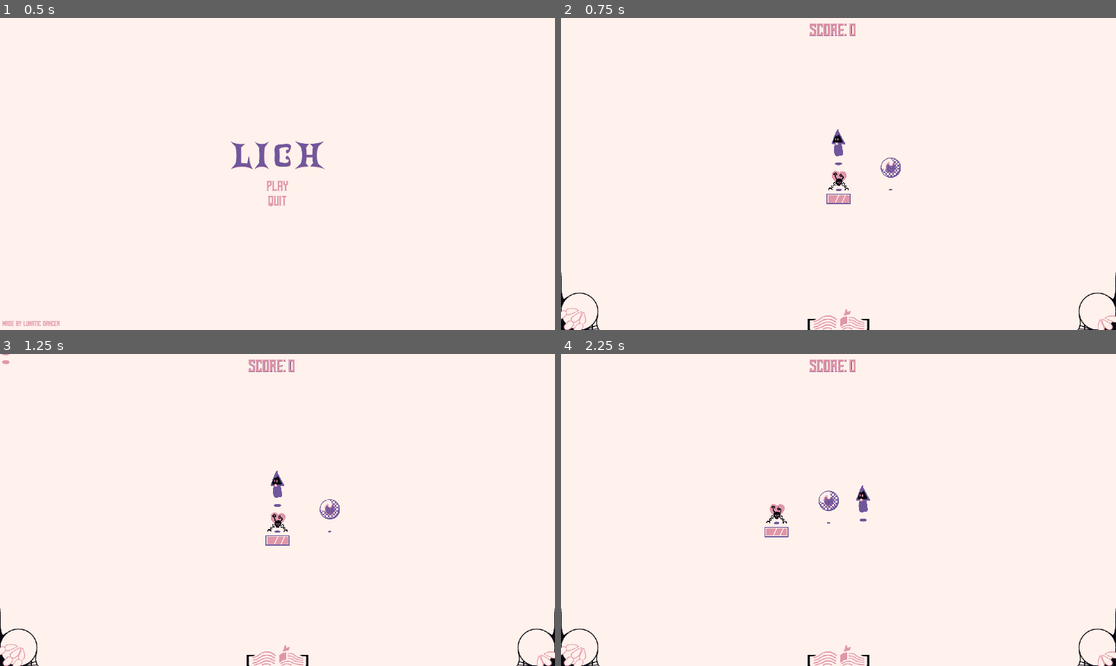
Above: before the commit, frames 1-4 (two rows, left to right).
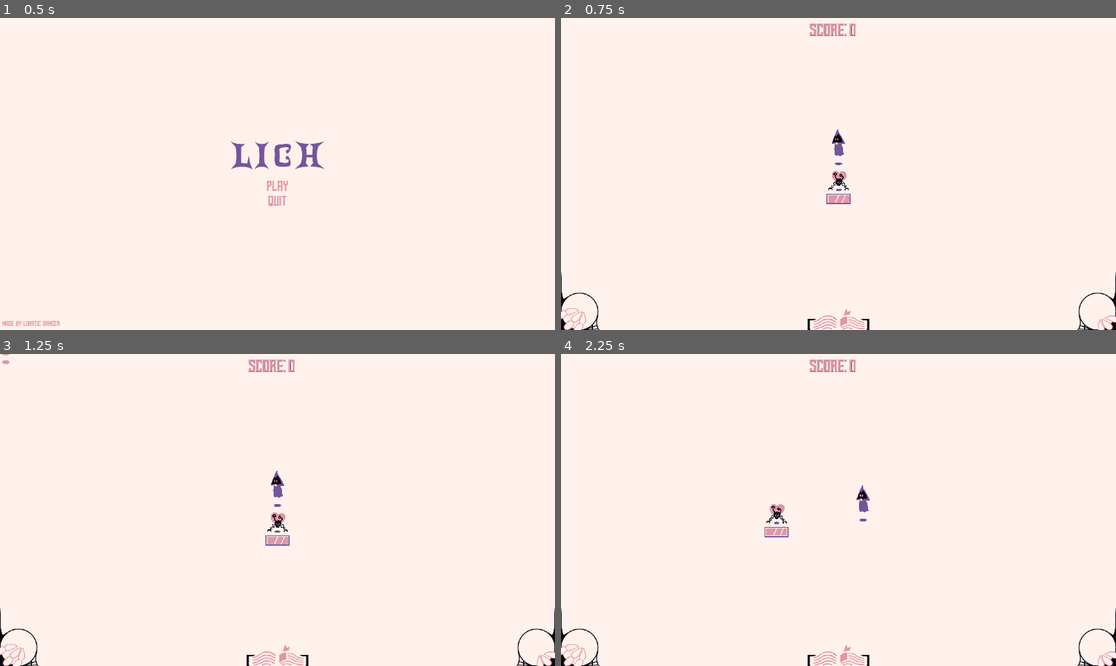
Above: after the commit, the same moments.

Repository: LunaticDancer/Lich
Game: Godot game, scene res://core/world.tscn
Same seed, same stepped clock (60 frames per second), same inputs: the game is played once before the commit and once after it.
Inputs (mouse positions are in pixels of both pictures, inside the frame that each line leads up to):
- Up to frame 1 (0.5 s): no input
- Up to frame 2 (0.75 s): click "Play" at 0.5 s
- Up to frame 3 (1.25 s): no input
- Up to frame 4 (2.25 s): move the mouse to (960, 494) at 1.27 s; hold Right (right) 1.28-2.03 s; hold Right mouse button (ability) 1.28-2.03 s; click (960, 494) at 1.55 s; move the mouse to (727, 525) at 2.02 s; hold Down (down) from 2.03 s (still down); click (727, 525) at 2.1 s

Frame 1 is identical in both runs. In frame 2, 0.1% of the frame differs, in the area x 48-62%, y 36-56%; in frame 3, 0.2%; in frame 4, 0.2%, in the area x 46-56%, y 42-55%.

Commit message:
healing system

Diff:
--- a/core/lich.tscn
+++ b/core/lich.tscn
@@ -1,10 +1,13 @@
-[gd_scene load_steps=8 format=3 uid="uid://cydlqp815j1wm"]
+[gd_scene load_steps=15 format=3 uid="uid://cydlqp815j1wm"]
 
 [ext_resource type="Script" path="res://core/player.gd" id="1_hm74a"]
-[ext_resource type="PackedScene" uid="uid://ch1fchvq8pb2v" path="res://core/player_swing.tscn" id="2_mq1h4"]
 [ext_resource type="Texture2D" uid="uid://c51iixruwiwli" path="res://core/sprites/Lich_01.png" id="3_7hr5c"]
 [ext_resource type="Texture2D" uid="uid://4yp1hqk5tk4b" path="res://core/sprites/Lich_02.png" id="4_n2x40"]
 [ext_resource type="Texture2D" uid="uid://c64xuevirtd7g" path="res://core/sprites/Lich_03.png" id="5_b8qkl"]
+[ext_resource type="Texture2D" uid="uid://dpcum3spa26bo" path="res://core/sprites/Lich_Healing_03.png" id="6_lb0oo"]
+[ext_resource type="Texture2D" uid="uid://docb37tmtphcx" path="res://core/sprites/Lich_Healing_02.png" id="7_iurrj"]
+[ext_resource type="Texture2D" uid="uid://cw83vkt8oosug" path="res://core/sprites/Lich_Healing_01.png" id="8_07o7x"]
+[ext_resource type="Texture2D" uid="uid://be838f17rtqg2" path="res://core/sprites/Healing_Particle.png" id="8_460t3"]
 
 [sub_resource type="CircleShape2D" id="CircleShape2D_lhfc3"]
 radius = 15.0
@@ -25,12 +28,95 @@
 "loop": true,
 "name": &"default",
 "speed": 6.0
+}, {
+"frames": [{
+"duration": 1.0,
+"texture": ExtResource("6_lb0oo")
+}, {
+"duration": 1.0,
+"texture": ExtResource("7_iurrj")
+}, {
+"duration": 1.0,
+"texture": ExtResource("8_07o7x")
+}, {
+"duration": 1.0,
+"texture": ExtResource("6_lb0oo")
+}, {
+"duration": 1.0,
+"texture": ExtResource("7_iurrj")
+}, {
+"duration": 1.0,
+"texture": ExtResource("8_07o7x")
+}, {
+"duration": 1.0,
+"texture": ExtResource("6_lb0oo")
+}, {
+"duration": 1.0,
+"texture": ExtResource("7_iurrj")
+}, {
+"duration": 1.0,
+"texture": ExtResource("8_07o7x")
+}, {
+"duration": 1.0,
+"texture": ExtResource("6_lb0oo")
+}, {
+"duration": 1.0,
+"texture": ExtResource("7_iurrj")
+}, {
+"duration": 1.0,
+"texture": ExtResource("8_07o7x")
+}, {
+"duration": 1.0,
+"texture": ExtResource("6_lb0oo")
+}, {
+"duration": 1.0,
+"texture": ExtResource("7_iurrj")
+}, {
+"duration": 1.0,
+"texture": ExtResource("8_07o7x")
+}, {
+"duration": 1.0,
+"texture": ExtResource("6_lb0oo")
+}, {
+"duration": 1.0,
+"texture": ExtResource("7_iurrj")
+}, {
+"duration": 1.0,
+"texture": ExtResource("8_07o7x")
+}],
+"loop": false,
+"name": &"healing",
+"speed": 12.0
 }]
+
+[sub_resource type="CanvasItemMaterial" id="CanvasItemMaterial_0qafi"]
+
+[sub_resource type="Gradient" id="Gradient_p1vrt"]
+offsets = PackedFloat32Array(0, 0.156522, 0.734783, 1)
+colors = PackedColorArray(1, 1, 1, 0, 1, 1, 1, 1, 1, 1, 1, 1, 1, 1, 1, 0)
+
+[sub_resource type="GradientTexture1D" id="GradientTexture1D_1sotd"]
+gradient = SubResource("Gradient_p1vrt")
+
+[sub_resource type="ParticleProcessMaterial" id="ParticleProcessMaterial_qtl2y"]
+lifetime_randomness = 0.1
+particle_flag_disable_z = true
+emission_shape = 1
+emission_sphere_radius = 64.0
+angle_min = -720.0
+angle_max = 720.0
+direction = Vector3(12.675, 0, 0)
+gravity = Vector3(0, -250, 0)
+color_ramp = SubResource("GradientTexture1D_1sotd")
+turbulence_enabled = true
+turbulence_noise_strength = 1.94
+turbulence_noise_scale = 4.302
+turbulence_noise_speed = Vector3(3, 4, 5)
+turbulence_noise_speed_random = 2.0
 
 [node name="Lich" type="CharacterBody2D" groups=["Player"]]
 motion_mode = 1
 script = ExtResource("1_hm74a")
-basicAttackPrefab = ExtResource("2_mq1h4")
 
 [node name="CollisionShape2D" type="CollisionShape2D" parent="."]
 shape = SubResource("CircleShape2D_lhfc3")
@@ -43,6 +129,18 @@
 position = Vector2(0, -70)
 sprite_frames = SubResource("SpriteFrames_exsyl")
 autoplay = "default"
-frame_progress = 0.939986
+
+[node name="GPUParticles2D" type="GPUParticles2D" parent="."]
+texture_filter = 1
+material = SubResource("CanvasItemMaterial_0qafi")
+position = Vector2(0, -30)
+emitting = false
+amount = 50
+process_material = SubResource("ParticleProcessMaterial_qtl2y")
+texture = ExtResource("8_460t3")
+lifetime = 2.0
+randomness = 1.0
+trail_lifetime = 5.83
 
 [connection signal="timeout" from="DashTimeout" to="." method="_on_dash_timeout_timeout"]
+[connection signal="animation_finished" from="AnimatedSprite2D" to="." method="_on_animated_sprite_2d_animation_finished"]
--- a/core/play_area.tscn
+++ b/core/play_area.tscn
@@ -1,10 +1,9 @@
-[gd_scene load_steps=6 format=3 uid="uid://3stwd766vpxl"]
+[gd_scene load_steps=5 format=3 uid="uid://3stwd766vpxl"]
 
 [ext_resource type="PackedScene" uid="uid://7aemojh6igaj" path="res://core/phylactery.tscn" id="1_2fhtn"]
 [ext_resource type="Script" path="res://core/arena_controller.gd" id="1_fqvlf"]
 [ext_resource type="PackedScene" uid="uid://cydlqp815j1wm" path="res://core/lich.tscn" id="2_l8r1w"]
 [ext_resource type="PackedScene" uid="uid://8pa7jm5j8mk6" path="res://enemies/wisp/wisp.tscn" id="3_cki4b"]
-[ext_resource type="PackedScene" uid="uid://g3byng8s3ny1" path="res://abilities/ability_pick_up.tscn" id="5_w5qxi"]
 
 [node name="PlayArea" type="Node2D"]
 process_mode = 1
@@ -21,7 +20,4 @@
 [node name="Lich" parent="." instance=ExtResource("2_l8r1w")]
 position = Vector2(0, -90)
 
-[node name="AbilityPickUp" parent="." instance=ExtResource("5_w5qxi")]
-position = Vector2(182, 0)
-
 [connection signal="timeout" from="SpawnTimer" to="." method="_on_spawn_timer_timeout"]
--- a/core/player.gd
+++ b/core/player.gd
@@ -3,9 +3,10 @@
 const SPEED = 400.0
 const DASH_SPEED = 1600.0
 
-@export var basicAttackPrefab : PackedScene
+var basicAttackPrefab = preload("res://core/player_swing.tscn")
 var game_controller
 var is_dashing = false
+var is_healing = false
 
 func _ready():
 	get_tree().get_first_node_in_group("Camera").prepare_for_gameplay(self)
@@ -15,8 +16,9 @@
 	$AnimatedSprite2D.scale = Vector2(1 if (get_local_mouse_position().x > 0) else -1, 1)
 
 func _physics_process(delta):
-	# Get the input direction and handle the movement/deceleration.
-	# As good practice, you should replace UI actions with custom gameplay actions.
+	if is_healing:
+		return
+
 	var xdirection = Input.get_axis("left", "right")
 	var ydirection = Input.get_axis("up", "down")
 	var direction = Vector2(xdirection, ydirection).normalized()
@@ -28,14 +30,29 @@
 		attack()
 	if event.is_action_pressed("dodge"):
 		dash()
+	if event.is_action_pressed("restore"):
+		if game_controller.mana < 100:
+			return
+		$AnimatedSprite2D.play("healing")
+		is_healing = true
+		$GPUParticles2D.emitting = true
+	if event.is_action_released("restore"):
+		$AnimatedSprite2D.play("default")
+		is_healing = false
+		$GPUParticles2D.emitting = false
 
 func attack():
+	if is_healing:
+		return
+
 	var attack = basicAttackPrefab.instantiate()
 	attack.global_position = global_position + get_local_mouse_position().normalized() * 8
 	attack.set_direction( get_local_mouse_position().angle() )
 	get_parent().add_child(attack)
 
 func dash():
+	if is_healing:
+		return
 	if game_controller.dashes < 1:
 		return
 
@@ -48,3 +65,11 @@
 
 func _on_dash_timeout_timeout():
 	is_dashing = false
+
+func _on_animated_sprite_2d_animation_finished():
+	if $AnimatedSprite2D.animation == "healing":
+		$AnimatedSprite2D.play("default")
+		is_healing = false
+		game_controller.receive_mana_damage(100)
+		get_tree().get_first_node_in_group("PlayerWeakpoint").heal()
+		$GPUParticles2D.emitting = false
Binary file added: core/sprites/Healing_Particle.png
Not shown, added: core/sprites/Healing_Particle.png.import
Binary file added: core/sprites/Lich_Healing_01.png
Not shown, added: core/sprites/Lich_Healing_01.png.import
Binary file added: core/sprites/Lich_Healing_02.png
Not shown, added: core/sprites/Lich_Healing_02.png.import
Binary file added: core/sprites/Lich_Healing_03.png
Not shown, added: core/sprites/Lich_Healing_03.png.import
